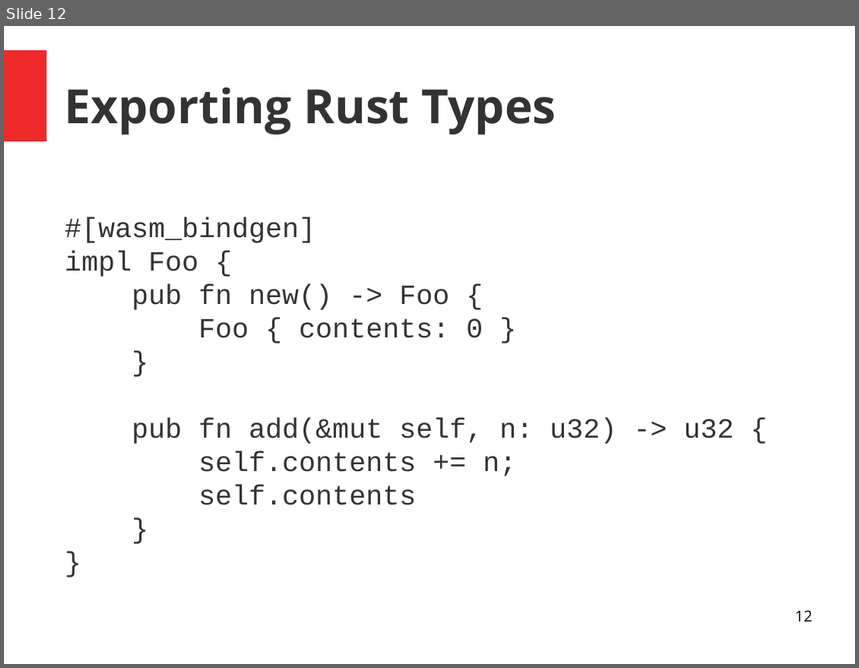
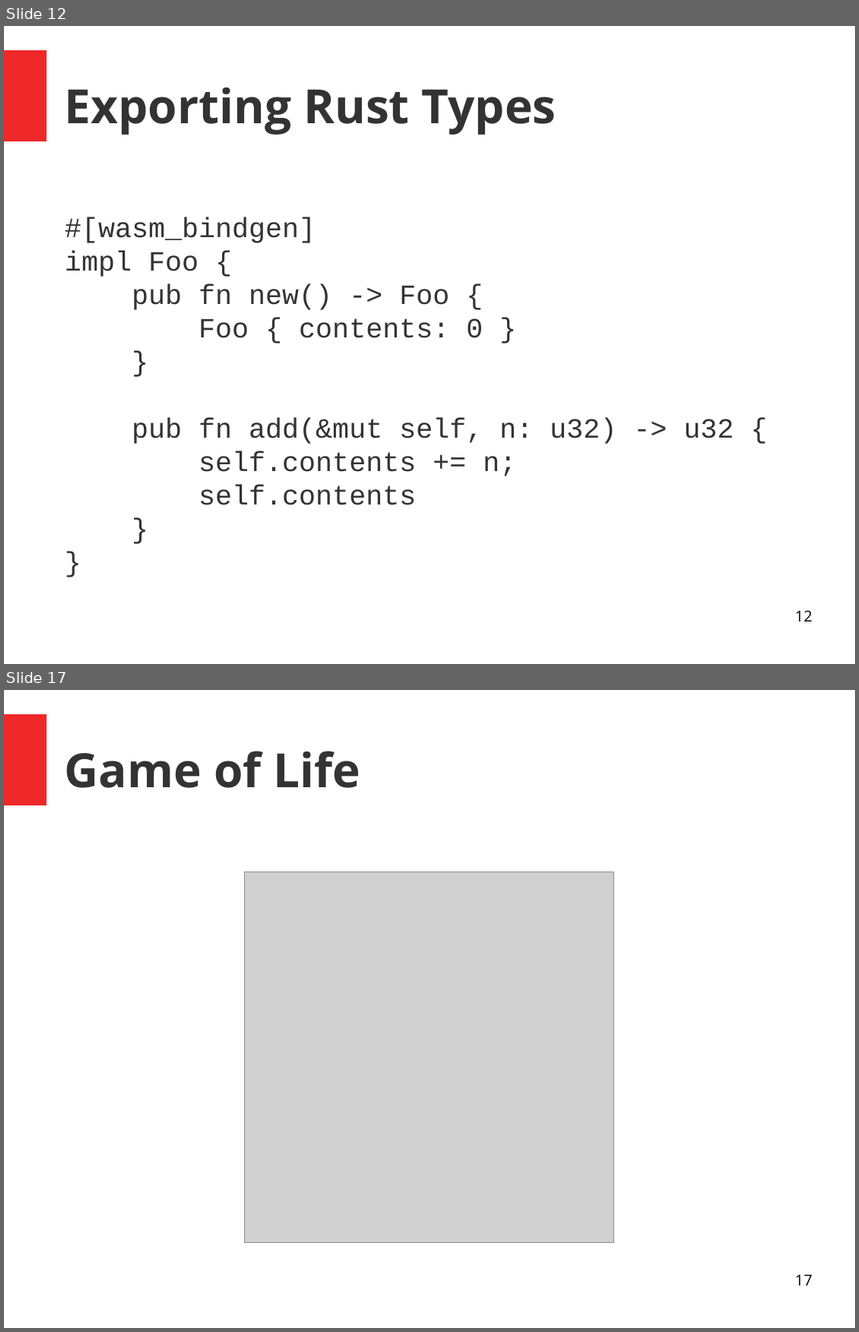
Before and after one commit to pdxrust/rust-wasm-workshop, a slide deck: rust-wasm-workshop-intro-slides.odp. Shown one above the other, each under a label of ours: slide 12 before the commit, slides 12 and 17 after it; the slides between them are not shown. The pictures are 859x668 and 859x1332 pixels, drawn with LibreOffice and Linux fonts; fonts in the diff are those of the drawing; grey boxes stand for pictures. Boxes give left, top, right and bottom in pixels: in the first picture for what was removed or moved away, otherwise in the second. Text is boxed around its words. In the diff, an @@ line names an element or a change of style, - is before the commit and + after.

Commit message:
Add slides introducing game of life

```diff
--- a/rust-wasm-workshop-intro-slides.odp
+++ b/rust-wasm-workshop-intro-slides.odp
@@ slide 17 added at (4, 690, 855, 1328), background #FFFFFF; not listed: 1 template element that a slide beside it also shows @@
@@ title added at (65, 751, 361, 788), 44 pt, text #333333, bold @@
+Game of Life
@@ picture added at (245, 872, 614, 1243) @@
@@ page number added at (795, 1275, 813, 1286), 14 pt, text #000000 @@
+17
```
Also in this commit, not shown: 4 slides changed, 4 other slides added, 1 other file.
